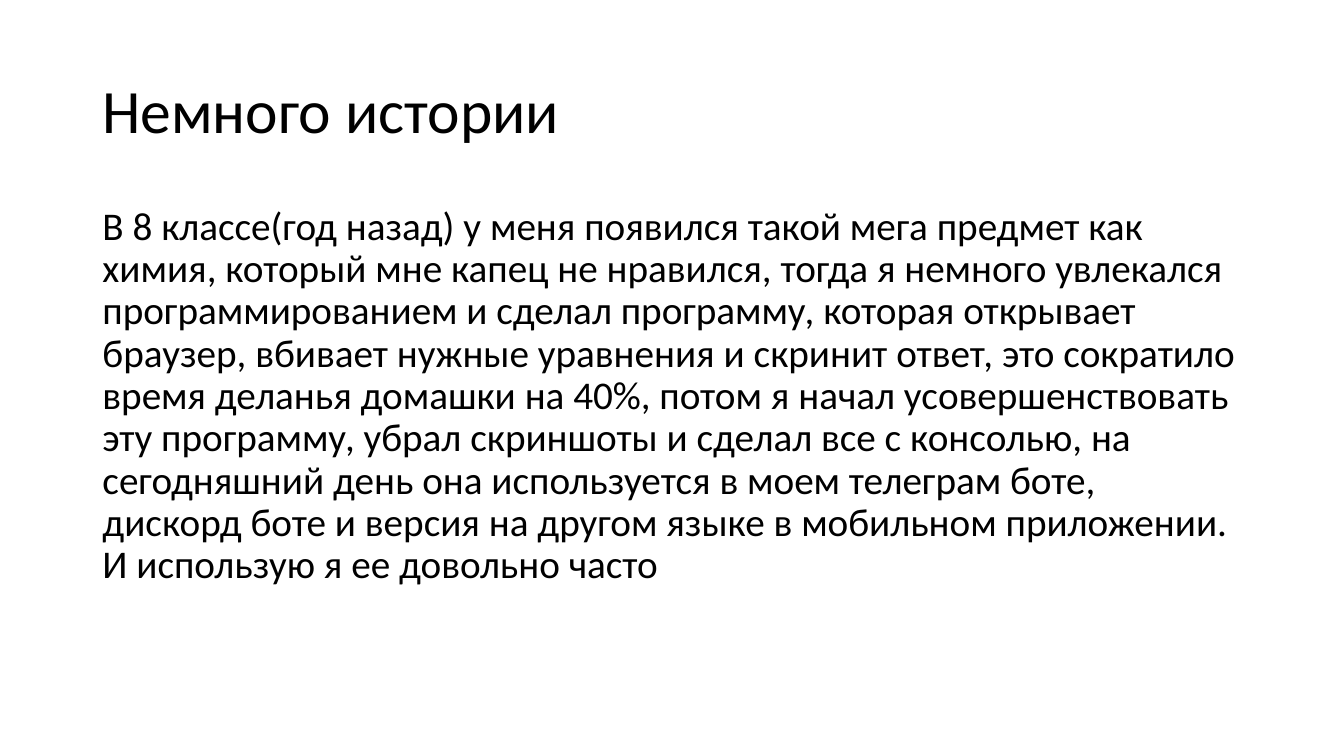
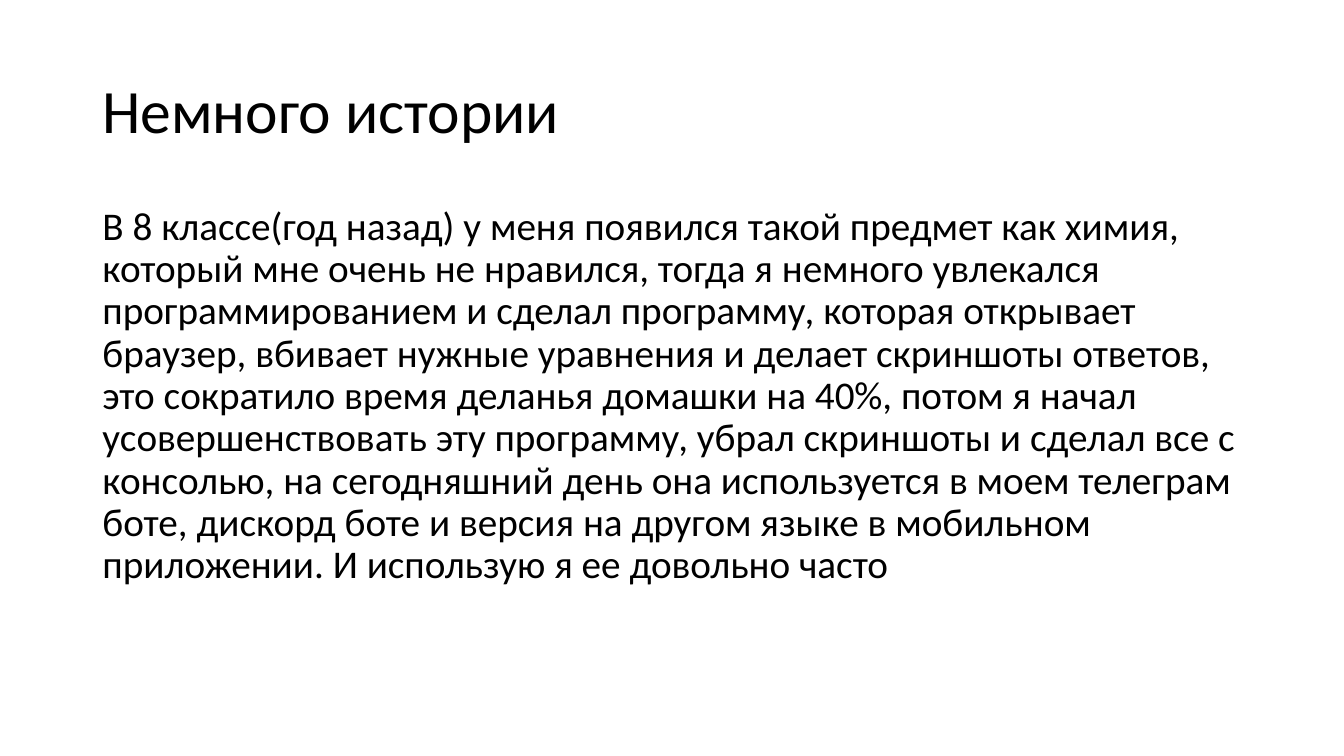
Before and after one commit to aNOOBisTheGod/yandex-lyceum-qt, a slide deck: slide 2 of presentation.pptx. Drawn at 1344x756 pixels with LibreOffice and Linux fonts; fonts in the diff are those of the drawing. Boxes give left, top, right and bottom in pixels: in the first picture for what was removed or moved away, otherwise in the second. Text is boxed around its words. In the diff, an @@ line names an element or a change of style, - is before the commit and + after.

```diff
--- a/presentation.pptx
+++ b/presentation.pptx
@@ text at box(102, 211, 1235, 585): text changed @@
-В 8 классе(год назад) у меня появился такой мега предмет как химия, который мне капец не нравился, тогда я немного увлекался программированием и сделал программу, которая открывает браузер, вбивает нужные уравнения и скринит ответ, это сократило время деланья домашки на 40%, потом я начал усовершенствовать эту программу, убрал скриншоты и сделал все с консолью, на сегодняшний день она используется в моем телеграм боте, дискорд боте и версия на другом языке в мобильном приложении. И использую я ее довольно часто
+В 8 классе(год назад) у меня появился такой предмет как химия, который мне очень не нравился, тогда я немного увлекался программированием и сделал программу, которая открывает браузер, вбивает нужные уравнения и делает скриншоты ответов, это сократило время деланья домашки на 40%, потом я начал усовершенствовать эту программу, убрал скриншоты и сделал все с консолью, на сегодняшний день она используется в моем телеграм боте, дискорд боте и версия на другом языке в мобильном приложении. И использую я ее довольно часто
```
Also in this commit, not shown: 2 other slides changed, 5 slides added, 16 other files.
